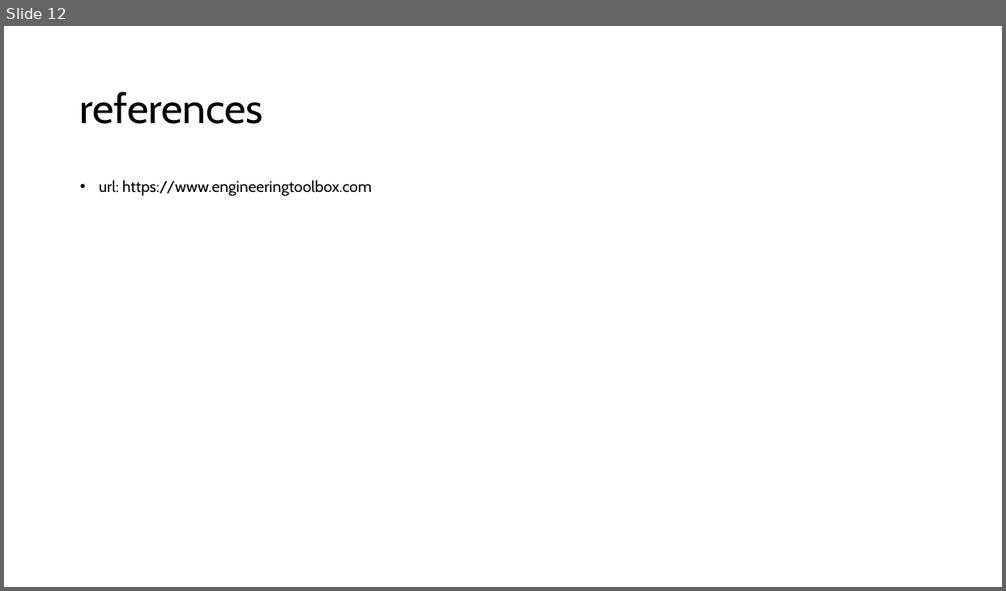
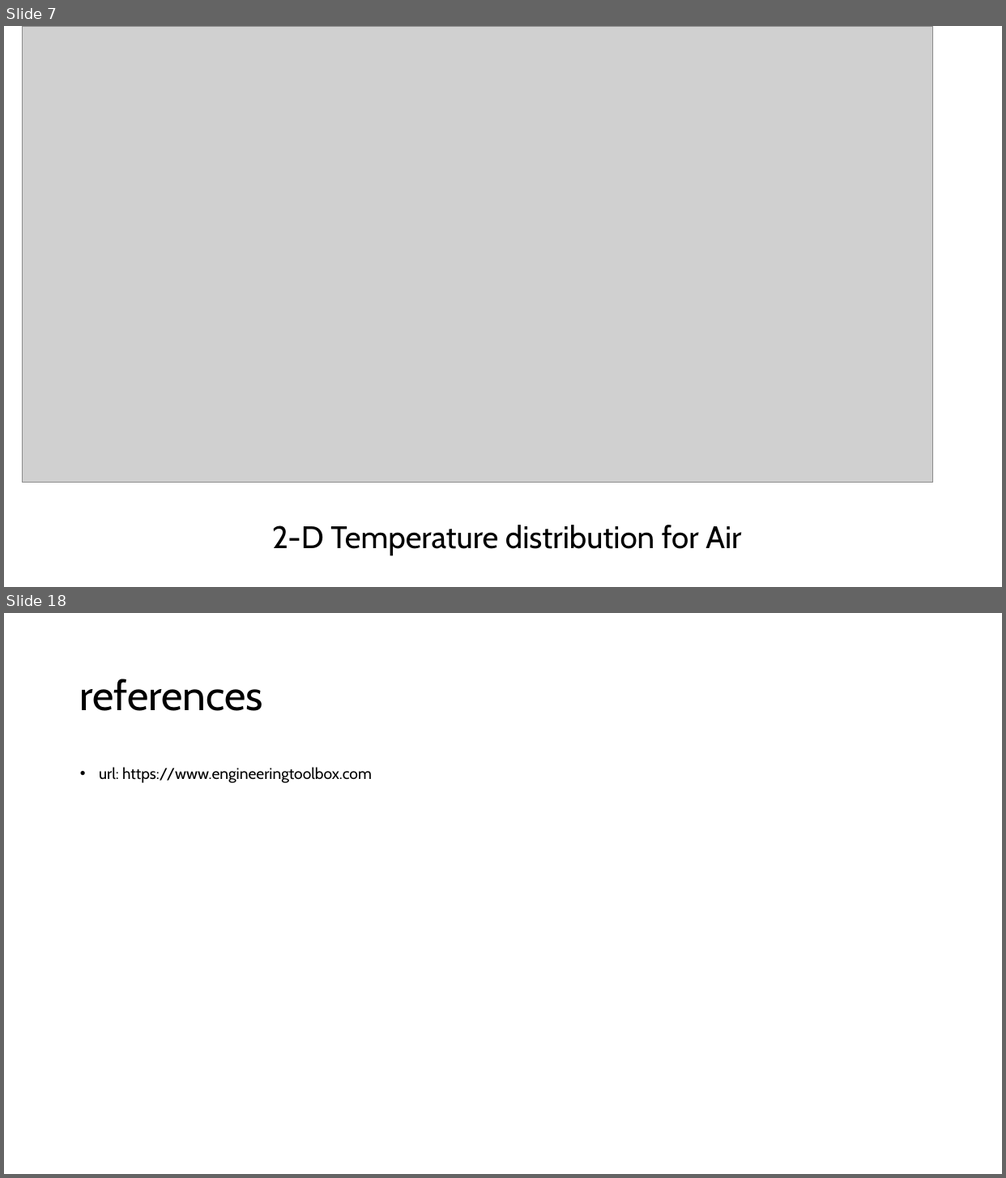
Before and after one commit to ASU-CompMethodsPhysics-PHY494/final-2018-494_heat_wizards, a slide deck: poster/poster_v1.1.pptx. Shown one above the other, each under a label of ours: slide 12 before the commit, slides 7 and 18 after it; the slides between them are not shown. The pictures are 1006x591 and 1006x1178 pixels, drawn with LibreOffice and Linux fonts; fonts in the diff are those of the drawing; grey boxes stand for pictures. Boxes give left, top, right and bottom in pixels: in the first picture for what was removed or moved away, otherwise in the second. Text is boxed around its words. In the diff, an @@ line names an element or a change of style, - is before the commit and + after.

```diff
--- a/poster/poster_v1.1.pptx
+++ b/poster/poster_v1.1.pptx
@@ slide 7 added at (x1=4, y1=26, x2=1002, y2=587), background #FFFFFF @@
@@ picture added at (x1=22, y1=26, x2=933, y2=483) @@
@@ text added at (x1=272, y1=525, x2=741, y2=556), 30 pt, text #000000 @@
+2-D Temperature distribution for Air
@@ what was slide 12 is now slide 18 @@
```
Also in this commit, not shown: 7 slides changed, 6 other slides added, 2 slides removed, 2 other files.
